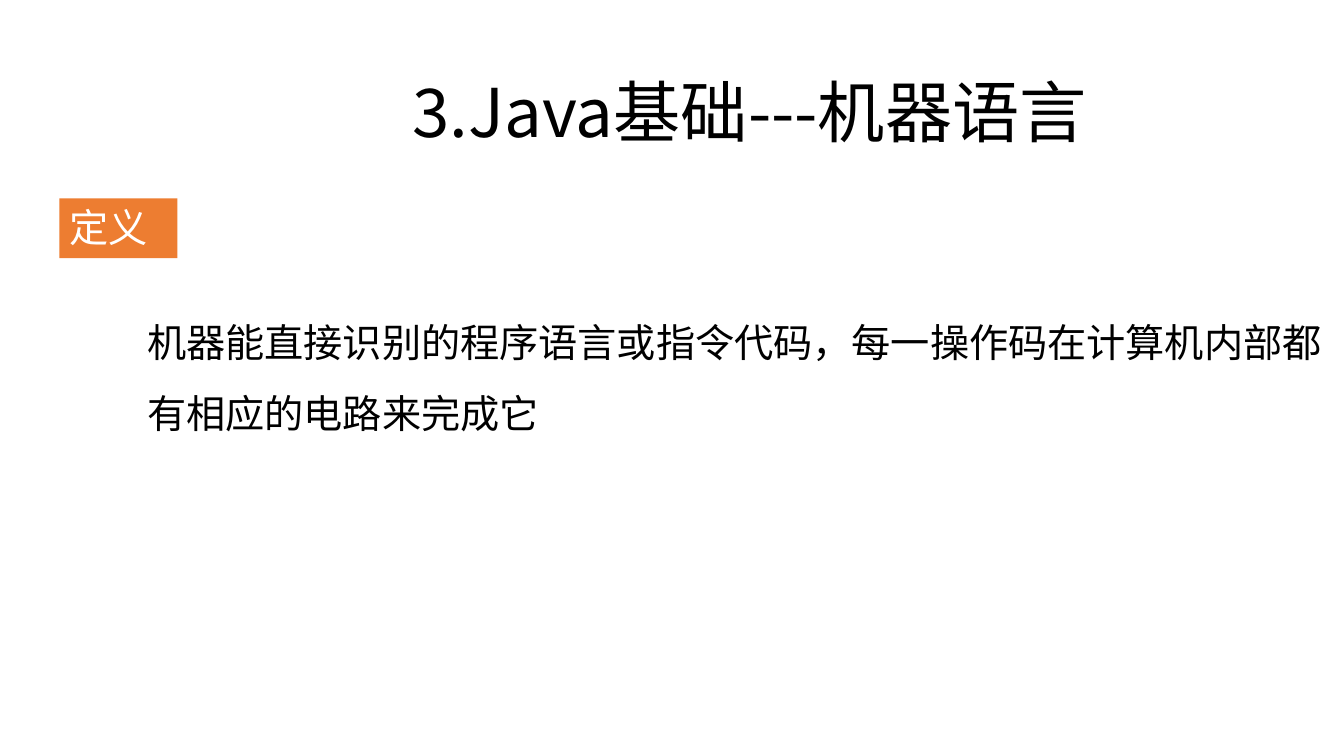
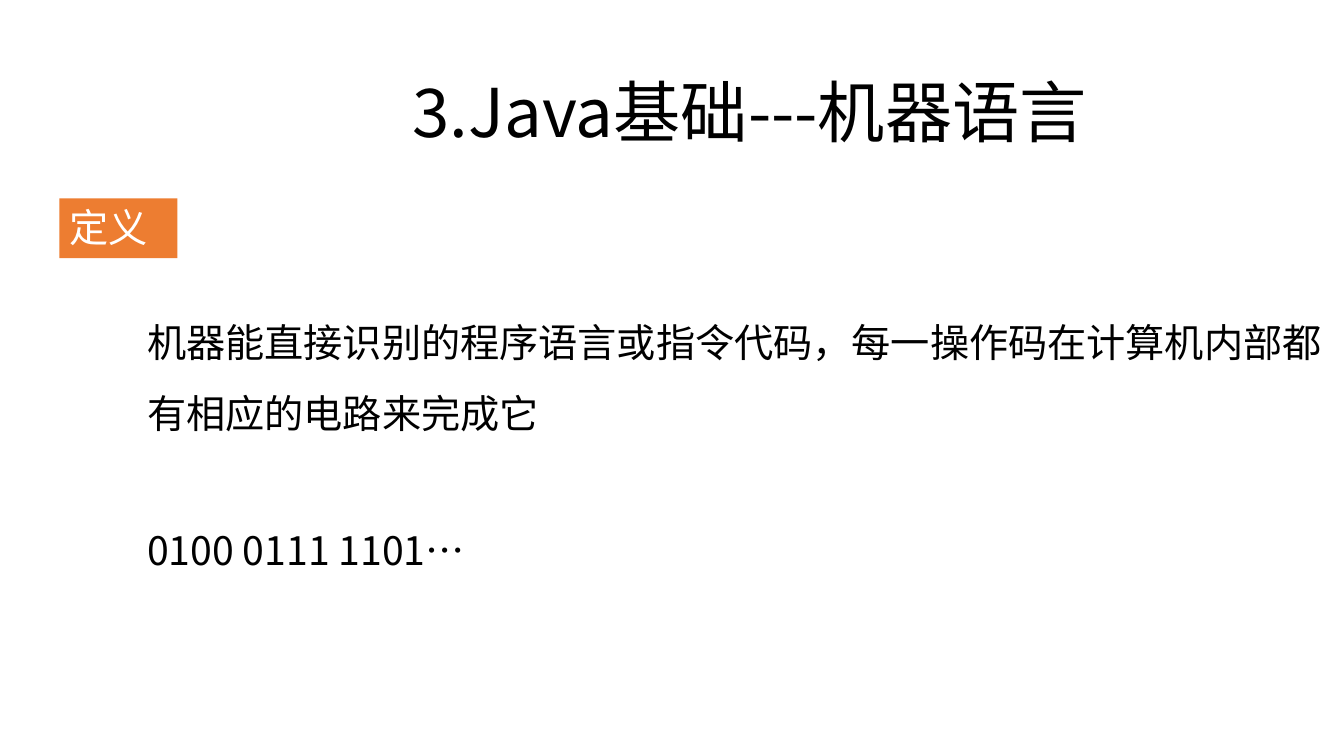
Before and after one commit to zjyesir/hmc_java_1, a slide deck: slide 8 of 1.1绪论.pptx (slide 9 before the commit). Drawn at 1344x756 pixels with LibreOffice and Linux fonts; fonts in the diff are those of the drawing; background and template pictures are left out. Boxes give left, top, right and bottom in pixels: in the first picture for what was removed or moved away, otherwise in the second. Text is boxed around its words. In the diff, an @@ line names an element or a change of style, - is before the commit and + after.

```diff
--- a/1.1绪论.pptx
+++ b/1.1绪论.pptx
@@ text added at box(147, 535, 465, 566), 28 pt, text #000000 @@
+0100 0111 1101…
```
Also in this commit, not shown: 6 other slides changed, 4 slides added, 5 slides removed.
